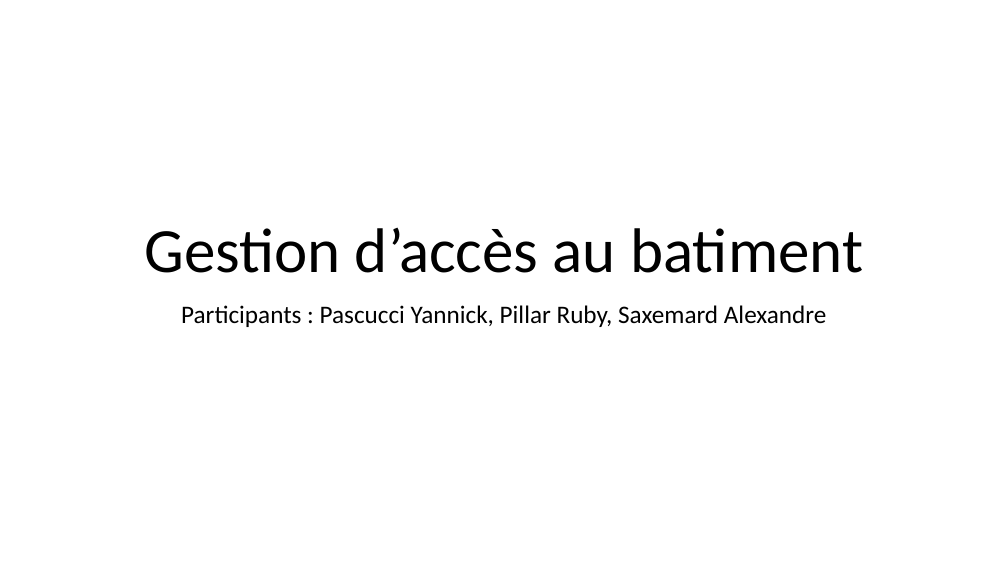
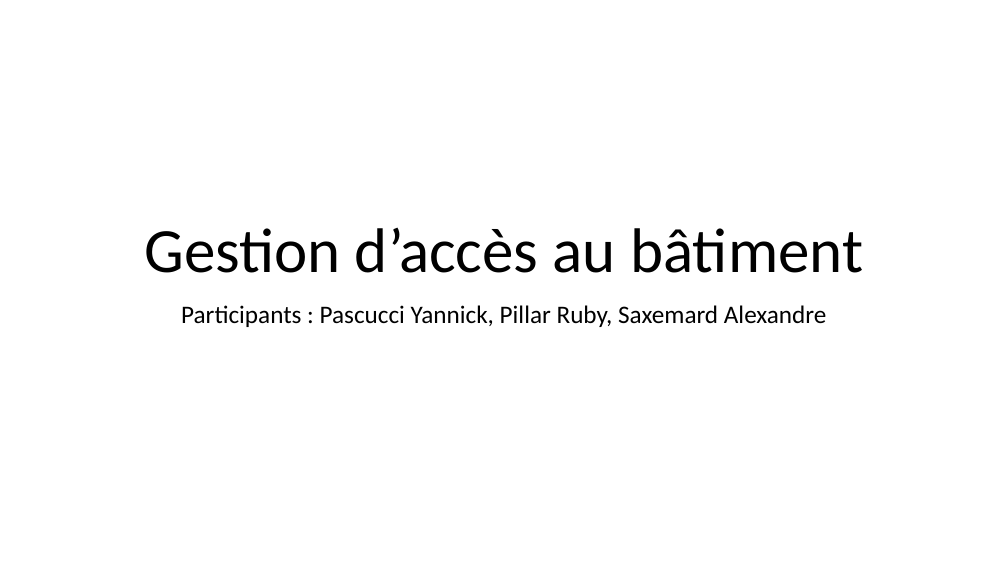
Before and after one commit to mapfra/lpiotia2022_GestionAccesBatiment, a slide deck: slide 1 of Gestion d’accès au batiment.pptx. Drawn at 1008x567 pixels with LibreOffice and Linux fonts; fonts in the diff are those of the drawing. Boxes give left, top, right and bottom in pixels: in the first picture for what was removed or moved away, otherwise in the second. Text is boxed around its words. In the diff, an @@ line names an element or a change of style, - is before the commit and + after.

```diff
--- a/Gestion d’accès au batiment.pptx
+++ b/Gestion d’accès au batiment.pptx
@@ title at [144, 227, 863, 273]: text changed @@
-Gestion d’accès au batiment
+Gestion d’accès au bâtiment
```
Also in this commit, not shown: 4 slides added.
